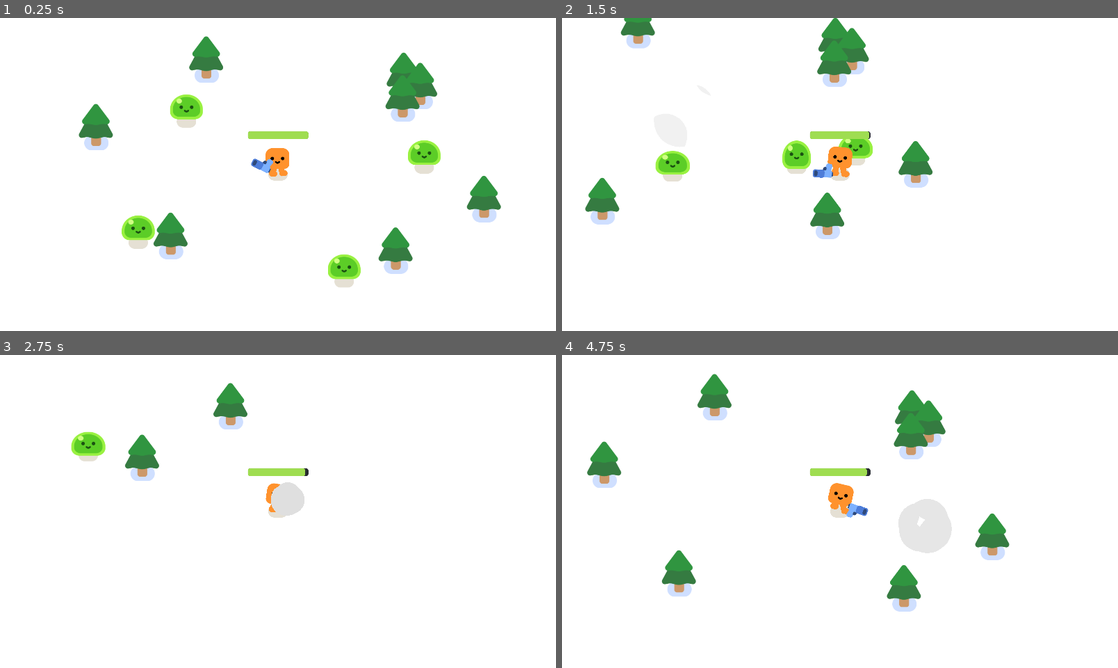
Above: before the commit, frames 1-4 (two rows, left to right).
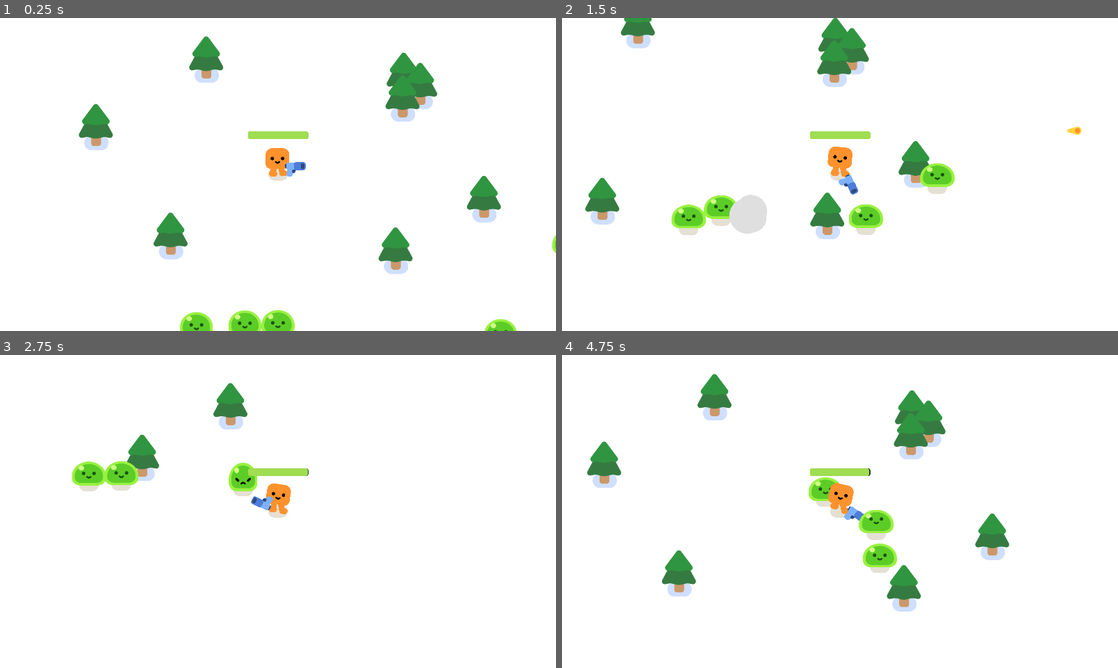
Above: after the commit, the same moments.

Repository: autrera/tutorial-survivors
Game: Godot game, scene res://survivors_game.tscn
Same seed, same stepped clock (60 frames per second), same inputs: the game is played once before the commit and once after it.
Inputs:
- Up to frame 1 (0.25 s): no input
- Up to frame 2 (1.5 s): hold D (move_right) 0.53-1.28 s; hold S (move_down) from 1.28 s (still down)
- Up to frame 3 (2.75 s): release S (move_down) at 2.03 s; hold D (move_right) from 2.03 s (still down)
- Up to frame 4 (4.75 s): release D (move_right) at 2.78 s; hold W (move_up) 2.78-3.53 s; hold A (move_left) from 3.53 s (still down)

The runs differ from the first frame. In frame 1, 3.4% of the frame differs, in the area x 21-100%, y 24-100%; in frame 2, 4.0%, in the area x 16-94%, y 34-70%; in frame 3, 2.4%; in frame 4, 2.6%.

Commit message:
Add path 2d and logic to spawn mobs outside the frame

Diff:
--- /dev/null
+++ b/survivors_game.gd
@@ -0,0 +1,16 @@
+extends Node2D
+
+func _ready() -> void:
+	spawn_mob()
+	spawn_mob()
+	spawn_mob()
+	spawn_mob()
+	spawn_mob()
+	spawn_mob()
+
+func spawn_mob():
+	const MOB = preload("res://mob.tscn")
+	var new_mob = MOB.instantiate()
+	%PathFollow2D.progress_ratio = randf()
+	new_mob.global_position = %PathFollow2D.global_position
+	add_child(new_mob)
--- a/survivors_game.tscn
+++ b/survivors_game.tscn
@@ -1,11 +1,18 @@
-[gd_scene load_steps=4 format=3 uid="uid://daro2cvyibfdi"]
+[gd_scene load_steps=5 format=3 uid="uid://daro2cvyibfdi"]
 
 [ext_resource type="PackedScene" uid="uid://g1kg6i5rcube" path="res://player.tscn" id="1_3cish"]
+[ext_resource type="Script" uid="uid://cfdll8abcb06d" path="res://survivors_game.gd" id="1_qqaft"]
 [ext_resource type="PackedScene" uid="uid://c1om26xh66pto" path="res://pine_tree.tscn" id="2_y3pti"]
-[ext_resource type="PackedScene" uid="uid://bfg3vygtu7jq0" path="res://mob.tscn" id="3_l26od"]
+
+[sub_resource type="Curve2D" id="Curve2D_l26od"]
+_data = {
+"points": PackedVector2Array(0, 0, 0, 0, -135, -82, 0, 0, 0, 0, 2031, -88, 0, 0, 0, 0, 2027, 1200, 0, 0, 0, 0, -138, 1195, 0, 0, 0, 0, -135, -82)
+}
+point_count = 5
 
 [node name="Game" type="Node2D"]
 y_sort_enabled = true
+script = ExtResource("1_qqaft")
 
 [node name="CanvasLayer" type="CanvasLayer" parent="."]
 layer = -30
@@ -41,14 +48,10 @@
 [node name="PineTree8" parent="." instance=ExtResource("2_y3pti")]
 position = Vector2(1382, 353)
 
-[node name="Mob" parent="." instance=ExtResource("3_l26od")]
-position = Vector2(571, 341)
+[node name="Path2D" type="Path2D" parent="."]
+curve = SubResource("Curve2D_l26od")
 
-[node name="Mob2" parent="." instance=ExtResource("3_l26od")]
-position = Vector2(402, 829)
-
-[node name="Mob3" parent="." instance=ExtResource("3_l26od")]
-position = Vector2(1220, 994)
-
-[node name="Mob4" parent="." instance=ExtResource("3_l26od")]
-position = Vector2(1532, 533)
+[node name="PathFollow2D" type="PathFollow2D" parent="Path2D"]
+unique_name_in_owner = true
+position = Vector2(-135, -82)
+rotation = -0.00277008
Not shown, added: survivors_game.gd.uid
